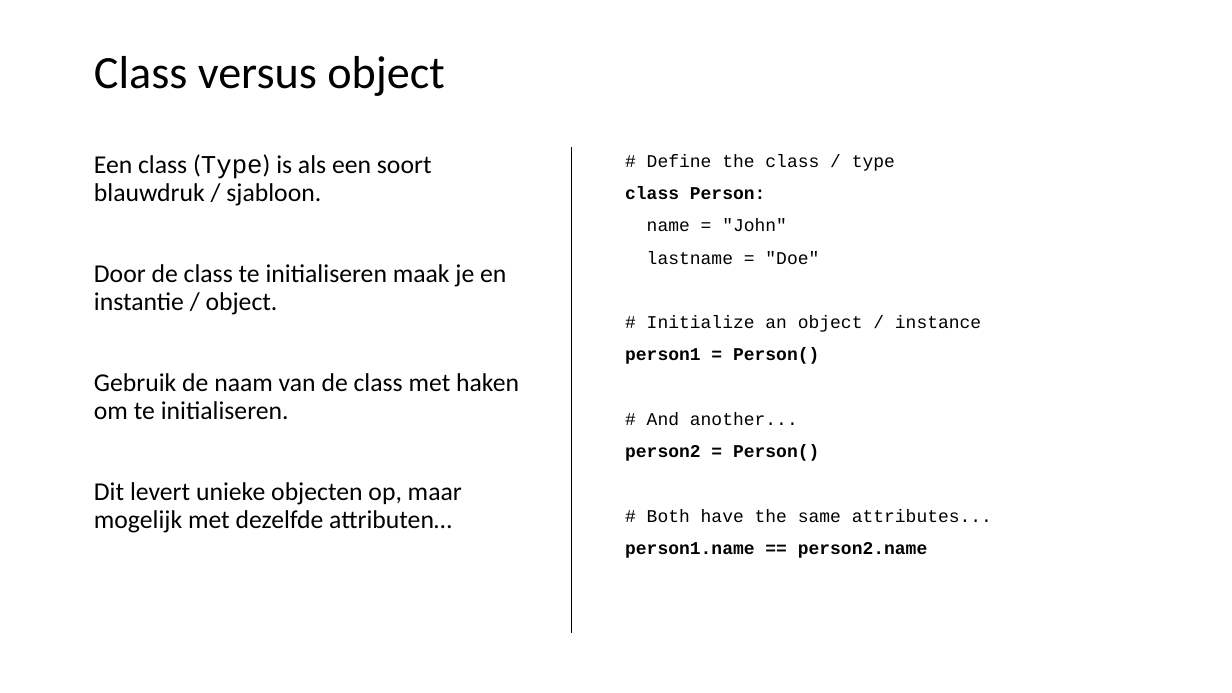
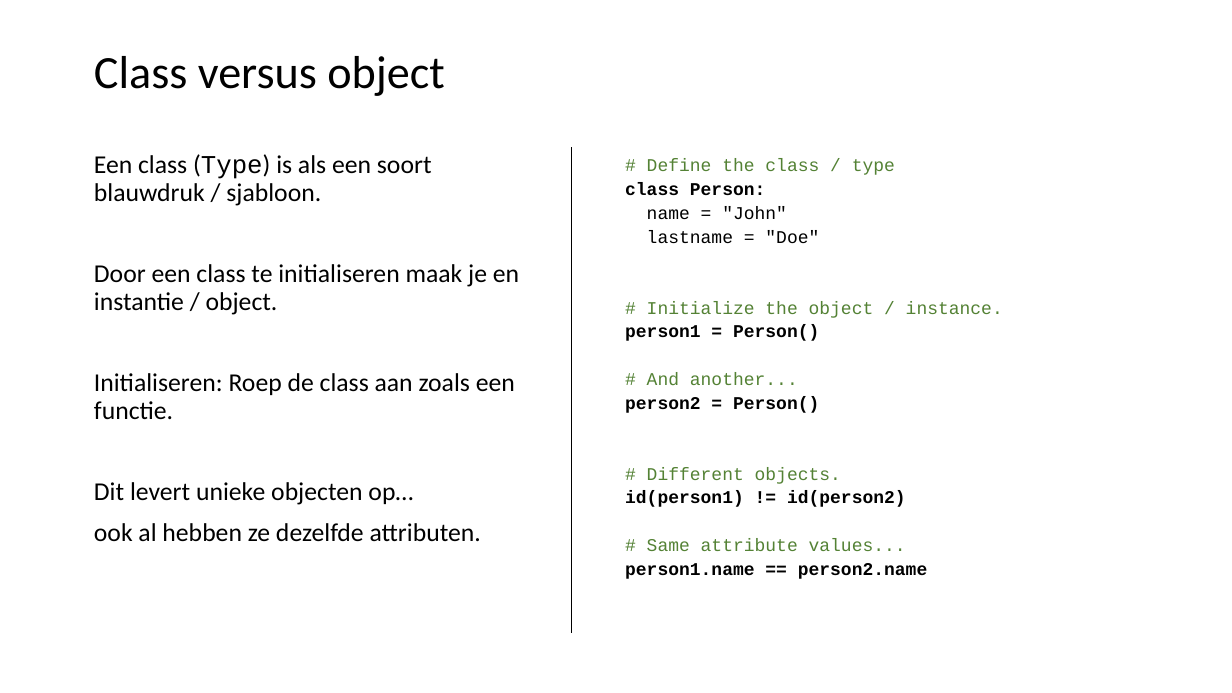
Before and after one commit to LFKoning/knowledge-sharing, a slide deck: slide 51 of python_trainees/1_basics_classes/python_traineeship_1.pptx (slide 45 before the commit). Drawn at 1232x693 pixels with LibreOffice and Linux fonts; fonts in the diff are those of the drawing. Boxes give left, top, right and bottom in pixels: in the first picture for what was removed or moved away, otherwise in the second. Text is boxed around its words. In the diff, an @@ line names an element or a change of style, - is before the commit and + after.

```diff
--- a/python_trainees/1_basics_classes/python_traineeship_1.pptx
+++ b/python_trainees/1_basics_classes/python_traineeship_1.pptx
@@ text at (625,159,927,579): text colour #000000 to #548235 in "# Define the class / type", "# And another..."; line spacing 0.9 to 1.1; less space between paragraphs @@
@@ text at (94,264,519,541): text changed @@
-Door de class te initialiseren maak je en instantie / object.
-Gebruik de naam van de class met haken om te initialiseren.
-Dit levert unieke objecten op, maar mogelijk met dezelfde attributen…
+Door een class te initialiseren maak je en instantie / object.
+Initialiseren: Roep de class aan zoals een functie.
+Dit levert unieke objecten op…
+ook al hebben ze dezelfde attributen.
@@ text at (647,301,1003,318): text changed; text colour #000000 to #548235 @@
-# Initialize an object / instance
+# Initialize the object / instance.
@@ text at (625,467,906,551): text changed; text colour #000000 to #548235 @@
-# Both have the same attributes...
+# Different objects.
+id(person1) != id(person2)
+# Same attribute values...
```
Also in this commit, not shown: 29 other slides changed, 11 slides added, 4 slides removed, 14 other files.
